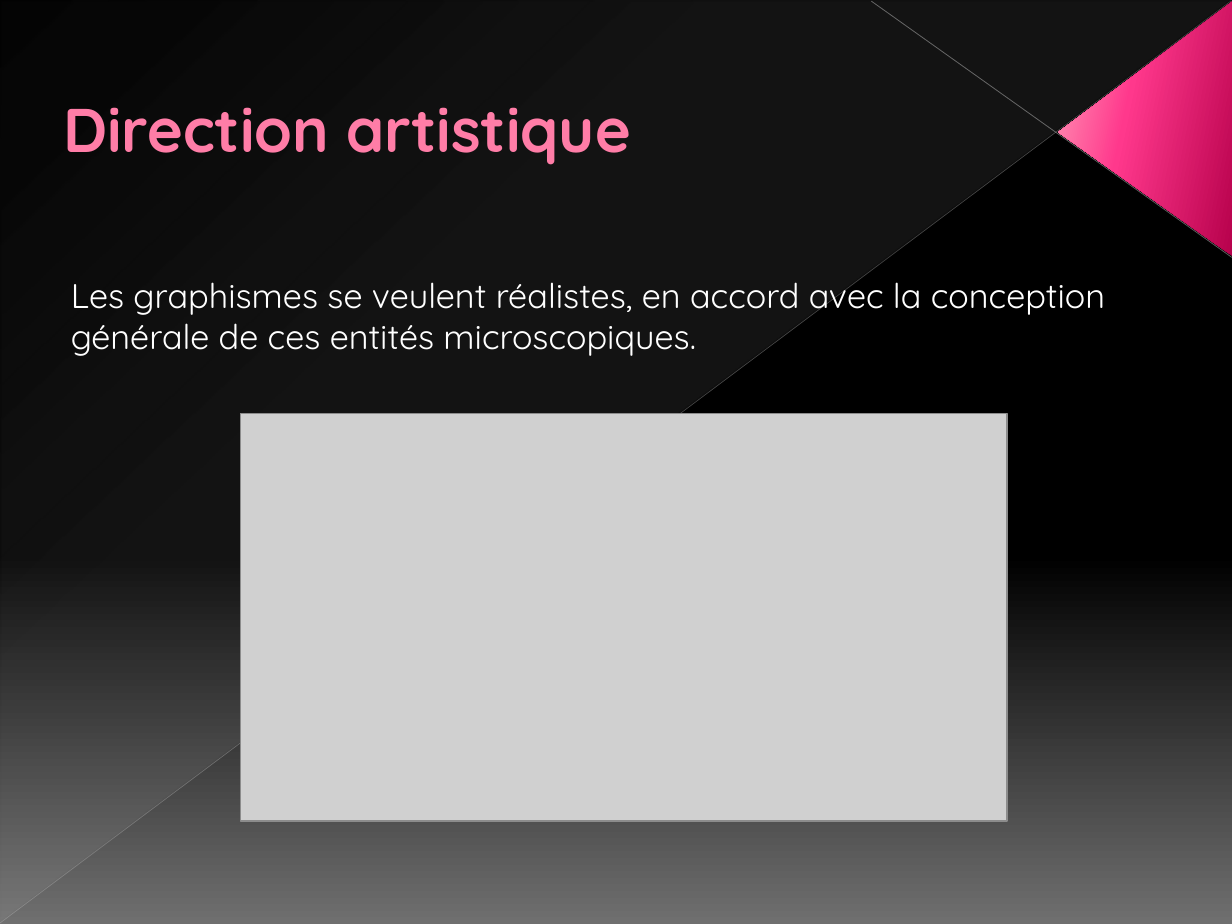
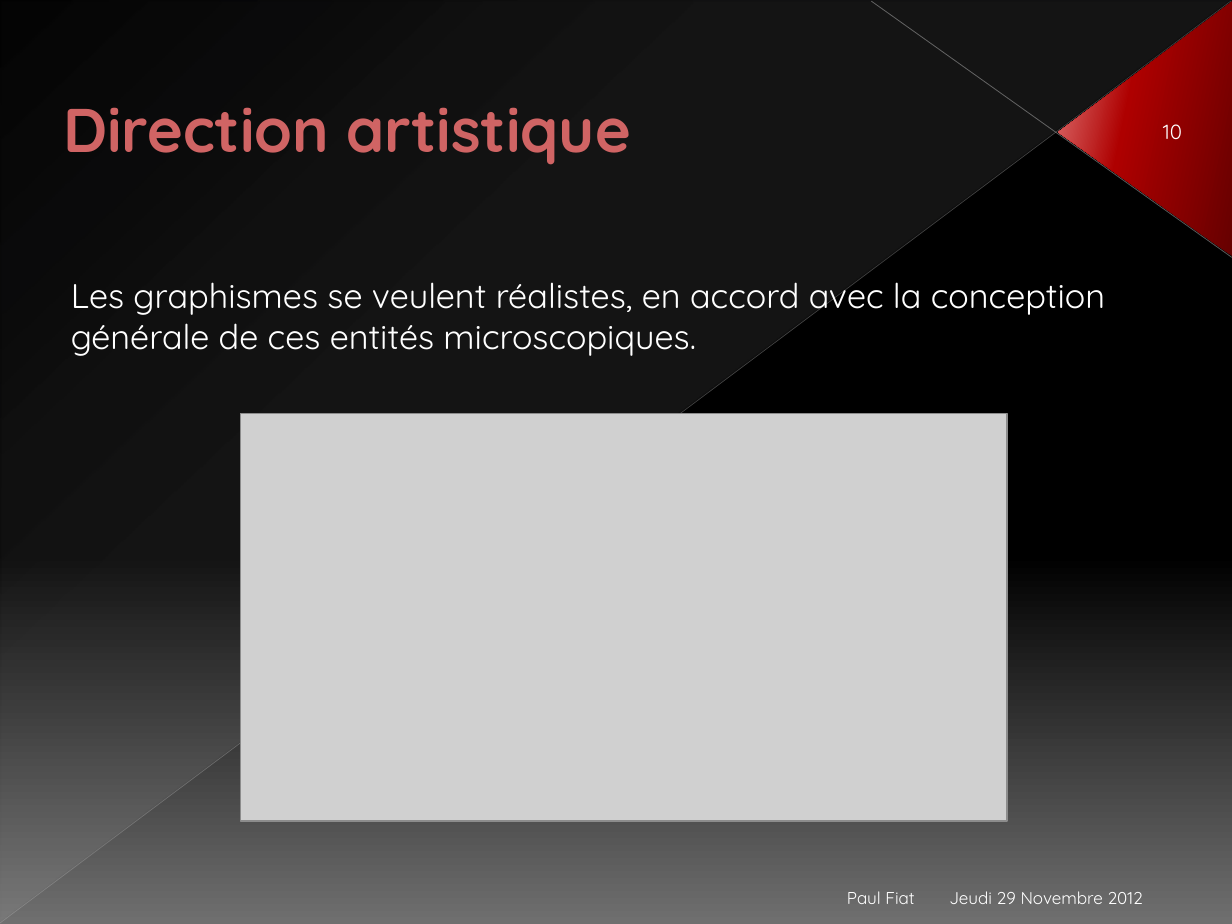
Before and after one commit to Nyarlygames/OBG, a slide deck: slide 10 of GD/Présentation.pptx (slide 8 before the commit). Drawn at 1232x924 pixels with LibreOffice and Linux fonts; fonts in the diff are those of the drawing; grey boxes stand for pictures. Boxes give left, top, right and bottom in pixels: in the first picture for what was removed or moved away, otherwise in the second. Text is boxed around its words. In the diff, an @@ line names an element or a change of style, - is before the commit and + after.

```diff
--- a/GD/Présentation.pptx
+++ b/GD/Présentation.pptx
@@ line (0, 923) - (1231, 1): stroke #BFBFBF 0.39 pt to #B6B6B6 0.39 pt @@
@@ right triangle at [1,1,1231,923]: fill gradient #D2D2D2 to gradient #DEDEE0 @@
@@ line (1232, 257) - (871, 1): stroke #C6C6C6 0.47 pt to #BEBEBE 0.47 pt @@
@@ triangle at [1058,2,1232,257]: fill gradient #B8014E to #FF388C to #FF9CB9 to gradient #670000 to #AE0000 to #E47D7D @@
@@ title "Direction artistique" at [63,107,630,165]: text colour #FF7DA7 to #D06464, letter outline #B12761 0.5 pt to #780101 0.5 pt @@
@@ page number added at [1163,124,1182,139], 12 pt, text #FFFFFF @@
+10
@@ text added at [847,891,914,904], 10 pt, text #FFFFFF @@
+Paul Fiat
@@ text added at [949,891,1143,904], 10 pt, text #FFFFFF @@
+Jeudi 29 Novembre 2012
```
Also in this commit, not shown: 8 other slides changed, 2 slides added.
